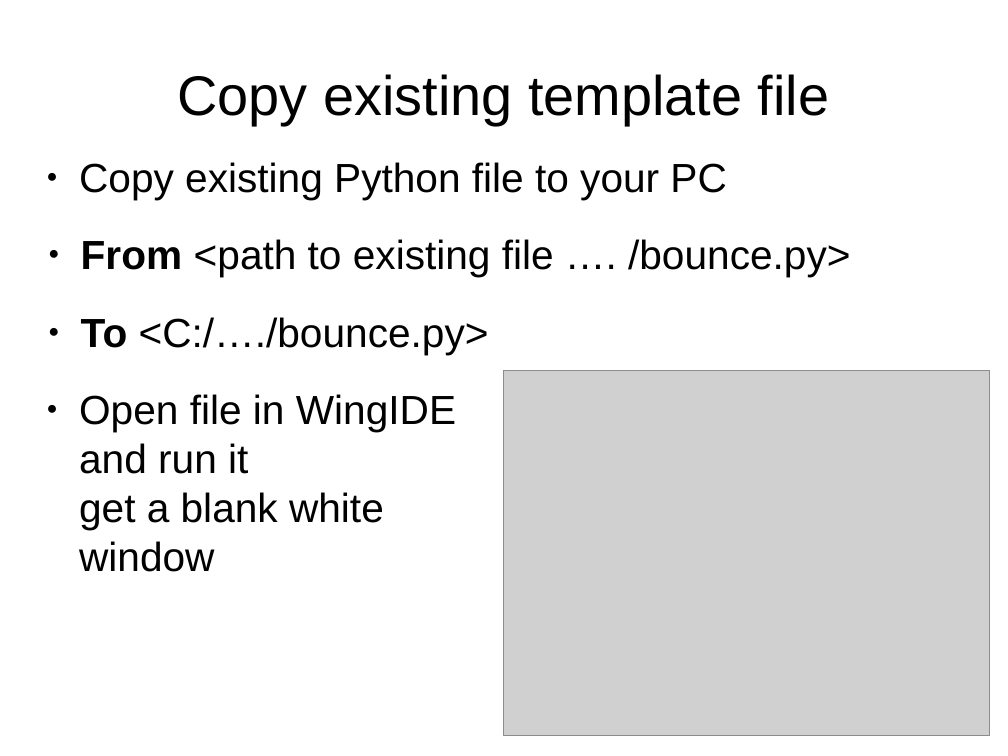
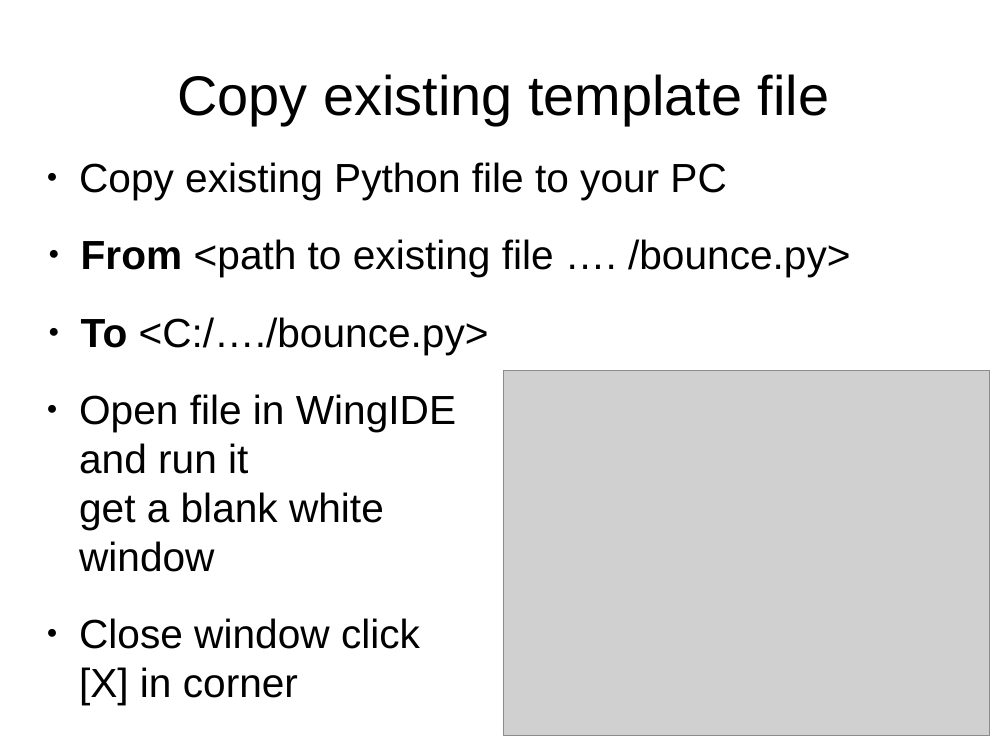
Before and after one commit to timzhood/python-rock, a slide deck: slide 5 of docs/bouncing_rectangle.odp. Drawn at 1008x756 pixels with LibreOffice and Linux fonts; fonts in the diff are those of the drawing; grey boxes stand for pictures. Boxes give left, top, right and bottom in pixels: in the first picture for what was removed or moved away, otherwise in the second. Text is boxed around its words. In the diff, an @@ line names an element or a change of style, - is before the commit and + after.

```diff
--- a/docs/bouncing_rectangle.odp
+++ b/docs/bouncing_rectangle.odp
@@ text at [79,618,420,705]: paragraph added @@
+● Close window click
+  [X] in corner
```
Also in this commit, not shown: 1 other slide changed, 4 slides added.
